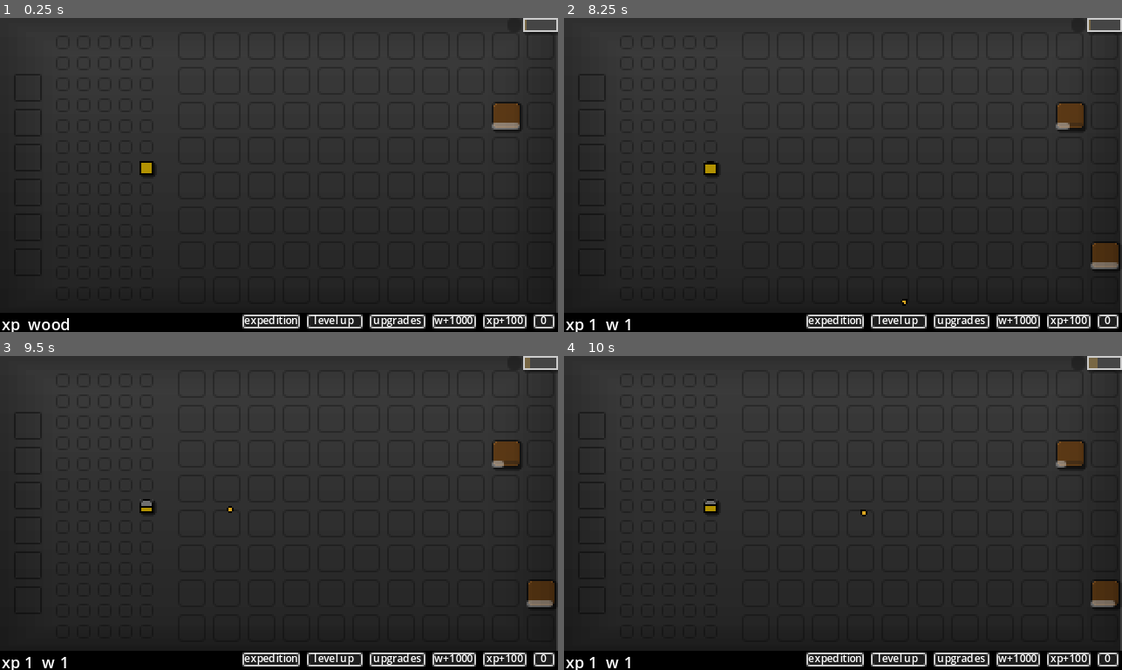
Above: before the commit, frames 1-4 (two rows, left to right).
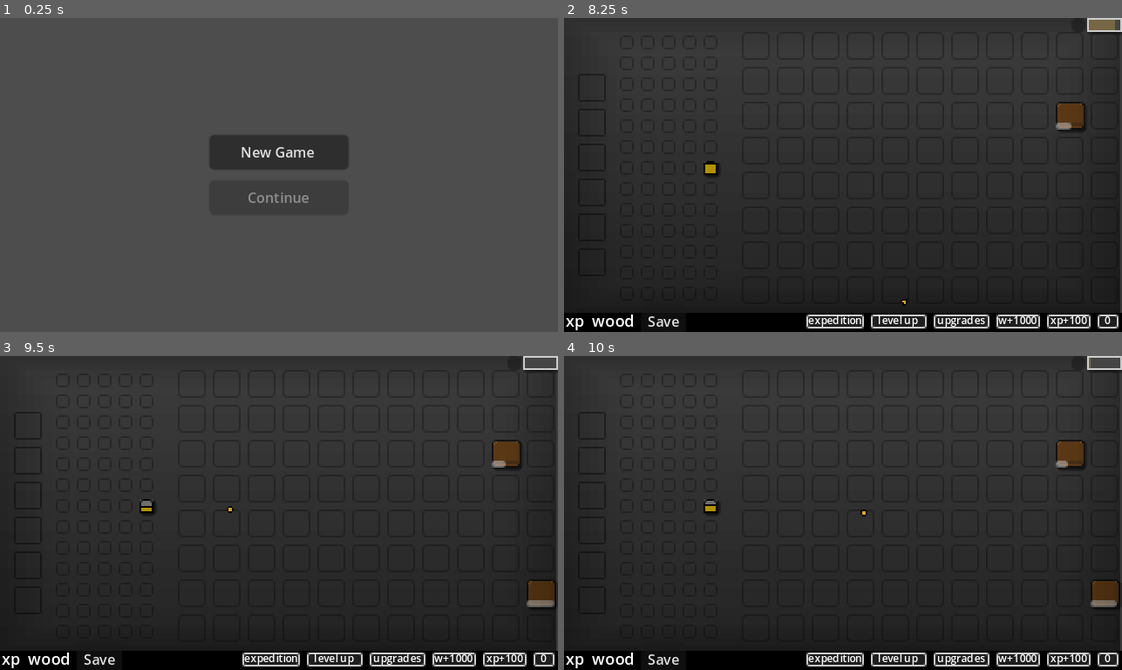
Above: after the commit, the same moments.

Repository: kullerQ/idle-prototype
Game: Godot game, scene res://ui/main_menu/main_menu.tscn
Same seed, same stepped clock (60 frames per second), same inputs: the game is played once before the commit and once after it. Before the commit the project starts from res://Scenes/Main/main.tscn.
Inputs (mouse positions are in pixels of both pictures, inside the frame that each line leads up to):
- Up to frame 1 (0.25 s): no input
- Up to frame 2 (8.25 s): click (630, 43) at 0.52 s; click (843, 153) at 1.25 s, where only the run after the commit has a clickable "New Game"; click (630, 43) at 2.02 s; click (630, 43) at 2.77 s; click (630, 43) at 3.52 s; tap Enter at 4.25, 7.25 s; move the mouse to (965, 159) at 4.27 s; click (965, 159) at 4.42 s; drag from (731, 190) to (753, 46) at 5.02 s; move the mouse to (898, 105) at 5.77 s; click (898, 105) at 5.92 s; tap Space at 6.5 s; drag from (815, 237) to (792, 46) at 6.52 s; move the mouse to (1010, 222) at 7.27 s; click (1010, 222) at 7.42 s; tap 6 (debug_save_test) at 7.9 s; drag from (675, 127) to (826, 46) at 8.02 s
- Up to frame 3 (9.5 s): move the mouse to (306, 513) at 8.77 s; click (306, 513) at 8.92 s
- Up to frame 4 (10 s): drag from (759, 434) to (932, 384) at 9.52 s

The runs differ from the first frame. In frame 1, 76% of the frame differs, in the area x 0-100%, y 0-100%; in frame 2, 0.9%; in frame 3, 0.4%; in frame 4, 0.4%.

Commit message:
final refactor - phase 4c

Diff:
--- a/Scenes/Main/main.gd
+++ b/Scenes/Main/main.gd
@@ -7,6 +7,22 @@
 func _enter_tree():
 	G.initialize()
 	Engine.time_scale = 1
+
+
+func _ready() -> void:
+	call_deferred("_apply_pending_run_state")
+
+
+func _apply_pending_run_state() -> void:
+	var state: RunState = RunState.consume_pending()
+	if state == null:
+		return
+	state.apply_to({
+		"upgrade_manager": G.upgrade_manager,
+		"player_cell_manager": G.player_cell_manager,
+		"economy": G.economy,
+		"upgrade_menu": G.ui.get_upgrade_menu(),
+	})
 
 
 func _input(event):
@@ -69,10 +85,7 @@
 	elif event.is_action_pressed("debug_layout_expedition"):
 		G.ui_layout_change_requested.emit(UIPP.Layouts.EXPEDITION)
 	elif event.is_action_pressed("debug_save_test"):
-		var state: RunState = RunState.new()
-		state.snapshot_economy(G.economy)
-		state.snapshot_upgrades(G.upgrade_manager)
-		state.snapshot_tower_grid(G.player_cell_manager)
+		var state: RunState = RunState.capture_from_game()
 		SaveService.save_to_file(state.to_dict())
 		print("Saved: ", state.to_dict())
 	elif event.is_action_pressed("debug_load_test"):
--- a/Scenes/Main/main.tscn
+++ b/Scenes/Main/main.tscn
@@ -59,6 +59,11 @@
 theme_override_font_sizes/font_size = 9
 text = "wood"
 
+[node name="SaveButton" type="Button" parent="UI/HBoxContainer"]
+layout_mode = 2
+theme_override_font_sizes/font_size = 8
+text = "Save"
+
 [node name="CanvasLayer" type="CanvasLayer" parent="UI"]
 
 [node name="UpgradeMenu" parent="UI/CanvasLayer" instance=ExtResource("4_i4aob")]
--- a/core/run_state.gd
+++ b/core/run_state.gd
@@ -1,6 +1,8 @@
 class_name RunState
 
 const SAVE_VERSION: int = 1
+
+static var _pending: RunState
 
 const KEY_VERSION := "version"
 const KEY_ECONOMY := "economy"
@@ -12,6 +14,28 @@
 var upgrades_data: Dictionary = {}
 var tower_grid_data: Array = []
 var save_version: int = SAVE_VERSION
+
+
+static func set_pending(state: RunState) -> void:
+	_pending = state
+
+
+static func clear_pending() -> void:
+	_pending = null
+
+
+static func consume_pending() -> RunState:
+	var state: RunState = _pending
+	_pending = null
+	return state
+
+
+static func capture_from_game() -> RunState:
+	var state: RunState = RunState.new()
+	state.snapshot_economy(G.economy)
+	state.snapshot_upgrades(G.upgrade_manager)
+	state.snapshot_tower_grid(G.player_cell_manager)
+	return state
 
 
 func to_dict() -> Dictionary:
--- a/core/save_service.gd
+++ b/core/save_service.gd
@@ -10,6 +10,15 @@
 		return
 	file.store_string(JSON.stringify(data))
 	file.close()
+
+
+static func has_save() -> bool:
+	return FileAccess.file_exists(SAVE_PATH)
+
+
+static func delete_save() -> void:
+	if FileAccess.file_exists(SAVE_PATH):
+		DirAccess.remove_absolute(SAVE_PATH)
 
 
 static func load_from_file() -> Dictionary:
--- a/project.godot
+++ b/project.godot
@@ -11,7 +11,7 @@
 [application]
 
 config/name="Idle Prototype"
-run/main_scene="res://Scenes/Main/main.tscn"
+run/main_scene="res://ui/main_menu/main_menu.tscn"
 config/features=PackedStringArray("4.1", "GL Compatibility")
 config/icon="res://icon.svg"
 
--- a/tests/test_runner.gd
+++ b/tests/test_runner.gd
@@ -34,5 +34,6 @@
 	preload("res://tests/unit/test_upgrade_effect.gd"),
 	preload("res://tests/unit/test_level_upgrade_effect.gd"),
 	preload("res://tests/unit/test_run_state.gd"),
+	preload("res://tests/unit/test_save_service.gd"),
 	preload("res://tests/unit/test_load_bugs.gd"),
 ]
--- a/tests/unit/test_run_state.gd
+++ b/tests/unit/test_run_state.gd
@@ -32,3 +32,15 @@
 	var state: RunState = RunState.from_dict(legacy)
 	assert_eq(state.save_version, 0)
 	assert_eq(state.economy_data["wood"], 5)
+
+
+func test_pending_consume() -> void:
+	RunState.clear_pending()
+	assert_eq(RunState.consume_pending(), null)
+
+	var state: RunState = RunState.new()
+	state.economy_data = {"wood": 1}
+	RunState.set_pending(state)
+	var consumed: RunState = RunState.consume_pending()
+	assert_eq(consumed.economy_data["wood"], 1)
+	assert_eq(RunState.consume_pending(), null)
--- /dev/null
+++ b/tests/unit/test_save_service.gd
@@ -0,0 +1,20 @@
+extends TestCase
+
+
+func test_has_save_and_delete() -> void:
+	var had_save: bool = SaveService.has_save()
+	var backup: Dictionary = SaveService.load_from_file() if had_save else {}
+
+	SaveService.delete_save()
+	assert_true(!SaveService.has_save())
+
+	SaveService.save_to_file({"version": 1})
+	assert_true(SaveService.has_save())
+
+	var loaded: Dictionary = SaveService.load_from_file()
+	assert_eq(loaded.get("version"), 1)
+
+	if had_save:
+		SaveService.save_to_file(backup)
+	else:
+		SaveService.delete_save()
--- a/ui/main_hud/ui.gd
+++ b/ui/main_hud/ui.gd
@@ -17,6 +17,7 @@
 var _upgrade_menu: UpgradeMenu
 @onready var label_xp: Label = $HBoxContainer/LabelXP
 @onready var label_wood: Label = $HBoxContainer/LabelWood
+@onready var save_button: Button = $HBoxContainer/SaveButton
 
 
 func _enter_tree() -> void:
@@ -28,6 +29,17 @@
 
 func _ready() -> void:
 	economy.res_changed.connect(_on_resource_changed)
+	save_button.pressed.connect(_on_save_pressed)
+
+
+func save_game() -> void:
+	if G.player_cell_manager == null:
+		return
+	SaveService.save_to_file(RunState.capture_from_game().to_dict())
+
+
+func _on_save_pressed() -> void:
+	save_game()
 
 
 func register_upgrade_menu(menu: UpgradeMenu) -> void:
--- /dev/null
+++ b/ui/main_menu/main_menu.gd
@@ -0,0 +1,27 @@
+extends Control
+
+const MAIN_SCENE: String = "res://Scenes/Main/main.tscn"
+
+@onready var continue_button: Button = $VBoxContainer/ContinueButton
+@onready var new_game_button: Button = $VBoxContainer/NewGameButton
+
+
+func _ready() -> void:
+	continue_button.disabled = !SaveService.has_save()
+	continue_button.pressed.connect(_on_continue_pressed)
+	new_game_button.pressed.connect(_on_new_game_pressed)
+
+
+func _on_new_game_pressed() -> void:
+	SaveService.delete_save()
+	RunState.clear_pending()
+	get_tree().change_scene_to_file(MAIN_SCENE)
+
+
+func _on_continue_pressed() -> void:
+	var loaded: Dictionary = SaveService.load_from_file()
+	if loaded.is_empty():
+		continue_button.disabled = true
+		return
+	RunState.set_pending(RunState.from_dict(loaded))
+	get_tree().change_scene_to_file(MAIN_SCENE)
--- /dev/null
+++ b/ui/main_menu/main_menu.tscn
@@ -0,0 +1,38 @@
+[gd_scene load_steps=2 format=3 uid="uid://c8mainmenu4c01"]
+
+[ext_resource type="Script" path="res://ui/main_menu/main_menu.gd" id="1_menu"]
+
+[node name="MainMenu" type="Control"]
+layout_mode = 3
+anchors_preset = 15
+anchor_right = 1.0
+anchor_bottom = 1.0
+grow_horizontal = 2
+grow_vertical = 2
+script = ExtResource("1_menu")
+
+[node name="VBoxContainer" type="VBoxContainer" parent="."]
+layout_mode = 1
+anchors_preset = 8
+anchor_left = 0.5
+anchor_top = 0.5
+anchor_right = 0.5
+anchor_bottom = 0.5
+offset_left = -40.0
+offset_top = -20.0
+offset_right = 40.0
+offset_bottom = 20.0
+grow_horizontal = 2
+grow_vertical = 2
+theme_override_constants/separation = 6
+alignment = 1
+
+[node name="NewGameButton" type="Button" parent="VBoxContainer"]
+layout_mode = 2
+theme_override_font_sizes/font_size = 8
+text = "New Game"
+
+[node name="ContinueButton" type="Button" parent="VBoxContainer"]
+layout_mode = 2
+theme_override_font_sizes/font_size = 8
+text = "Continue"
